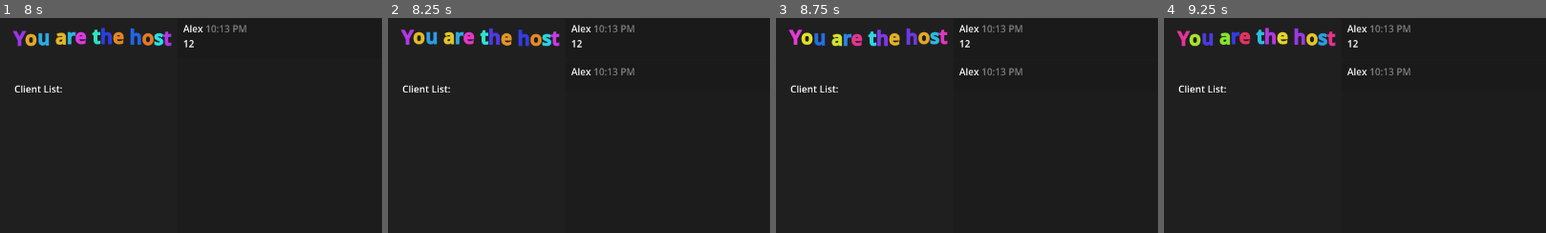
Above: before the commit, frames 1-4 (left to right).
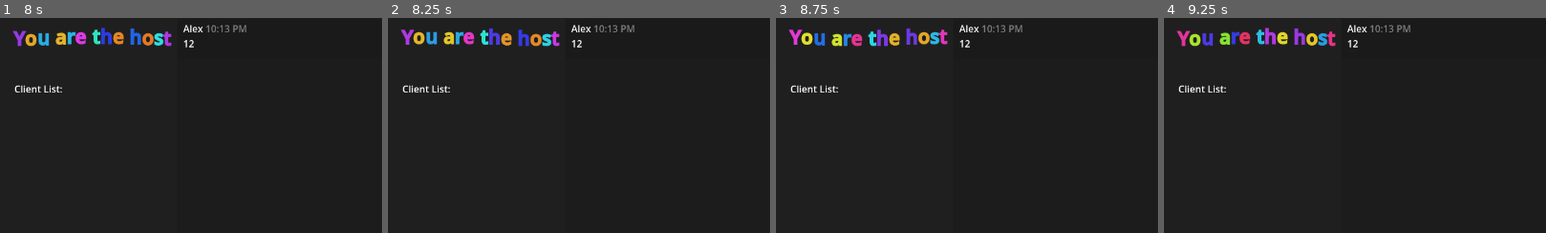
Above: after the commit, the same moments.

Repository: BookiLukie/lan-chat
Game: Godot game, scene res://main_menu.tscn
The game is run twice, just before and just after one commit, with the same random seed, the same clock (stepped at 60 frames per second) and the same inputs. The engine's default icon, where the game draws it, is replaced by a stand-in: a white triangle on a blue panel in a dark square.
Inputs (mouse positions are % of the whole screen's width and height, from its top left):
- Up to frame 1 (8 s): click (35, 51) at 0.52 s; type "Alex" at 0.6 s; click (35, 60) at 0.75 s; type "Alex" at 0.83 s; click "Host Lobby" at 1.25 s; click (11, 97) at 2.02 s; type "Alex" at 2.1 s; click (49, 98) at 2.25 s; type "12" at 2.33 s; click "Send" at 2.75 s; click "Regrab IP Addreses" at 3.5 s; click "Refresh Client List" at 4.25 s; click "Kick All" at 5 s; click "Regrab IP Addreses" at 5.75 s; click "Refresh Client List" at 6.5 s; click "Kick All" at 7.25 s
- Up to frame 2 (8.25 s): click "Send" at 8 s
- Up to frame 3 (8.75 s): no input
- Up to frame 4 (9.25 s): click "Regrab IP Addreses" at 8.75 s
The pictures show only the part of the screen within x 0-50%, y 0-50%; the shares and areas given below are measured in that part.

Frame 1 is identical in both runs. In frame 2, 0.3% of the frame differs, in the area x 48-65%, y 23-27%; in frame 3, 0.3%; in frame 4, 0.3%.

Commit message:
fixed image sending with blank text

Diff:
--- a/script/text_ui.gd
+++ b/script/text_ui.gd
@@ -21,7 +21,7 @@
 		return
 
 	var text_content = message_input.text.strip_edges()
-	if text_content.is_empty() and currently_loaded_file != null:
+	if text_content.is_empty() and currently_loaded_file == null:
 		return
 
 	# Retrieve the current player's username from Global or LanHandler
--- a/text_ui.tscn
+++ b/text_ui.tscn
@@ -43,6 +43,7 @@
 offset_right = 0.23999023
 offset_bottom = -1.0
 placeholder_text = "Send a messge"
+keep_editing_on_text_submit = true
 
 [node name="Button" type="Button" parent="." unique_id=1153226587]
 layout_mode = 1
